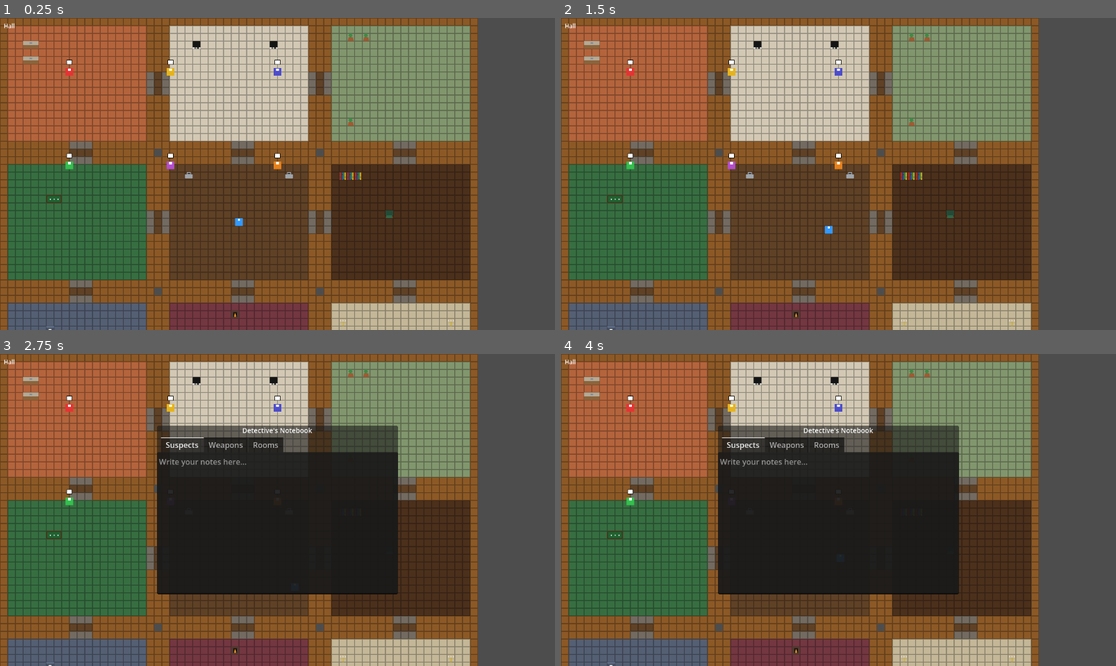
Above: before the commit, frames 1-4 (two rows, left to right).
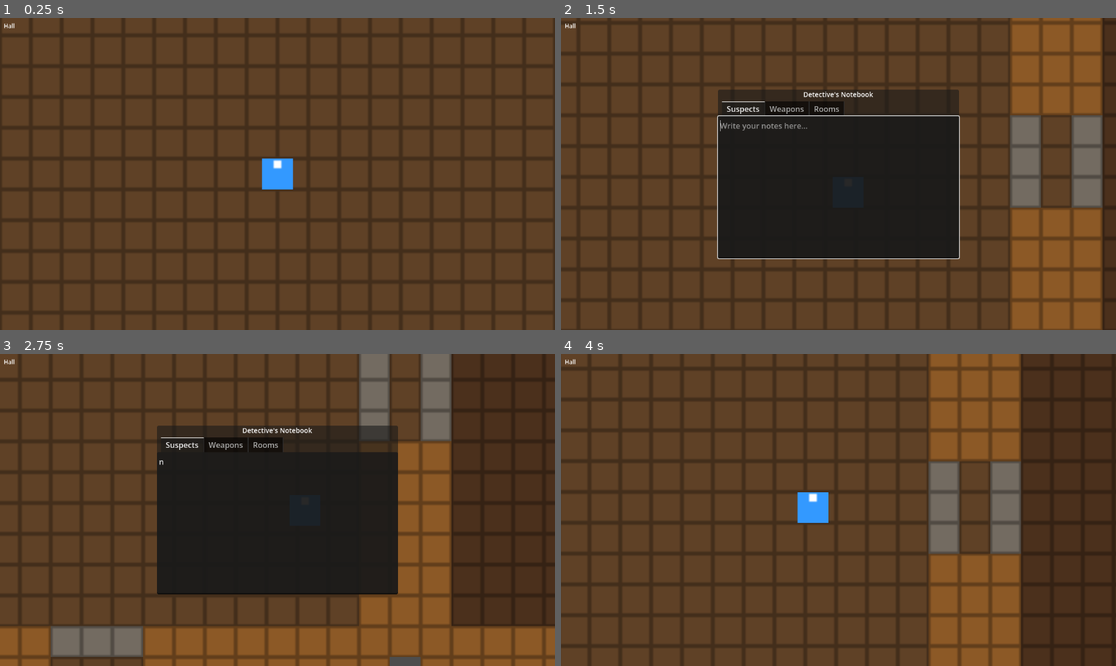
Above: after the commit, the same moments.

Repository: Frostist/Claudo
Game: Godot game, scene res://scenes/main/main.tscn
The game is run twice, just before and just after one commit, with the same random seed, the same clock (stepped at 60 frames per second) and the same inputs. Before the commit the project has no main scene; this scene is started directly in both runs.
Inputs (mouse positions are in pixels of both pictures, inside the frame that each line leads up to):
- Up to frame 1 (0.25 s): no input
- Up to frame 2 (1.5 s): tap Enter at 0.5 s; move the mouse to (960, 158) at 0.52 s; hold Right (ui_right) 0.53-1.28 s; hold N (ui_notebook) 0.53-1.28 s; click (960, 158) at 0.67 s; move the mouse to (727, 189) at 1.27 s; hold Down (ui_down) from 1.28 s (still down); tap N (ui_notebook) at 1.35 s; click (727, 189) at 1.42 s
- Up to frame 3 (2.75 s): move the mouse to (333, 441) at 2.02 s; release Down (ui_down) at 2.03 s; hold Right (ui_right) from 2.03 s (still down); hold N (ui_notebook) from 2.03 s (still down); click (333, 441) at 2.17 s
- Up to frame 4 (4 s): move the mouse to (810, 572) at 2.77 s; release Right (ui_right) at 2.78 s; release N (ui_notebook) at 2.78 s; hold Up (ui_up) 2.78-3.53 s; tap N (ui_notebook) at 2.85 s; click (810, 572) at 2.92 s; move the mouse to (1005, 556) at 3.52 s; hold Left (ui_left) from 3.53 s (still down); hold N (ui_notebook) from 3.53 s (still down); click (1005, 556) at 3.67 s

The runs differ from the first frame. In frame 1, 80% of the frame differs, in the area x 0-100%, y 0-100%; in frame 2, 90%; in frame 3, 69%; in frame 4, 92%.

Commit message:
feat(ui): fix notebook toggle and attach camera to player
- Notebook: switch to _input + backdrop so N closes even when
  TextEdit has focus; click outside closes and releases focus
- Camera: make child of Player in scene tree instead of runtime
  reparent (reparent kept global pos, camera didn't follow)
- Add CLAUDE.md with architecture and conventions

Diff:
--- a/project.godot
+++ b/project.godot
@@ -11,13 +11,10 @@
 [application]
 
 config/name="Claudo"
+run/main_scene="res://scenes/main/main.tscn"
 config/features=PackedStringArray("4.6", "Forward Plus")
 config/icon="res://icon.svg"
 config/main_scene="res://scenes/main/main.tscn"
-
-[physics]
-
-3d/physics_engine="Jolt Physics"
 
 [input]
 
@@ -27,6 +24,10 @@
 ]
 }
 
+[physics]
+
+3d/physics_engine="Jolt Physics"
+
 [rendering]
 
 rendering_device/driver.windows="d3d12"
--- a/scenes/main/main.gd
+++ b/scenes/main/main.gd
@@ -1,10 +1,7 @@
 extends Node2D
 
-@onready var camera: Camera2D = $Camera
-@onready var player: CharacterBody2D = $Player
 @onready var mansion: Node2D = $Mansion
 @onready var hud = $HUD
 
 func _ready() -> void:
-	camera.reparent(player)
 	mansion.room_changed.connect(hud.update_room)
--- a/scenes/main/main.tscn
+++ b/scenes/main/main.tscn
@@ -51,7 +51,8 @@
 [node name="Player" parent="." instance=ExtResource("3_player")]
 position = Vector2(496, 424)
 
-[node name="Camera" type="Camera2D" parent="."]
+[node name="Camera" type="Camera2D" parent="Player"]
+zoom = Vector2(4, 4)
 position_smoothing_enabled = true
 position_smoothing_speed = 5.0
 limit_left = 0
--- a/scenes/ui/notebook/notebook.gd
+++ b/scenes/ui/notebook/notebook.gd
@@ -2,7 +2,38 @@
 
 @onready var panel: Panel = $Panel
 
-func _unhandled_input(event: InputEvent) -> void:
+var _backdrop: ColorRect
+
+func _ready() -> void:
+    _backdrop = ColorRect.new()
+    _backdrop.color = Color(0, 0, 0, 0)
+    _backdrop.set_anchors_preset(Control.PRESET_FULL_RECT)
+    _backdrop.mouse_filter = Control.MOUSE_FILTER_STOP
+    _backdrop.visible = false
+    _backdrop.gui_input.connect(_on_backdrop_input)
+    add_child(_backdrop)
+    move_child(_backdrop, 0)
+    panel.move_to_front()
+
+func _on_backdrop_input(event: InputEvent) -> void:
+    if event is InputEventMouseButton and event.pressed:
+        _close()
+
+func _input(event: InputEvent) -> void:
     if event.is_action_pressed("ui_notebook"):
-        panel.visible = !panel.visible
+        if get_viewport().gui_get_focus_owner() is TextEdit:
+            return
+        if panel.visible:
+            _close()
+        else:
+            _open()
         get_viewport().set_input_as_handled()
+
+func _open() -> void:
+    panel.visible = true
+    _backdrop.visible = true
+
+func _close() -> void:
+    panel.visible = false
+    _backdrop.visible = false
+    get_viewport().gui_release_focus()
Not shown, added: scenes/main/main.gd.uid
Not shown, added: scenes/npc/npc.gd.uid
Not shown, added: scenes/player/player.gd.uid
Not shown, added: scenes/ui/notebook/notebook.gd.uid
Not shown: 1 places in scenes/ui/notebook/notebook.tscn that only renumber resources
Not shown, added: CLAUDE.md
